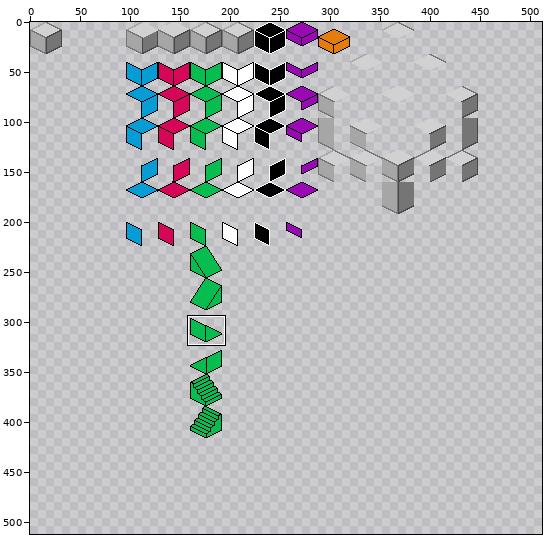
File history of a pixel-art file, levels/tiles.aseprite. The picture above shows the old version from afar; the outline marks the close-up.
Close-up. Earlier state:
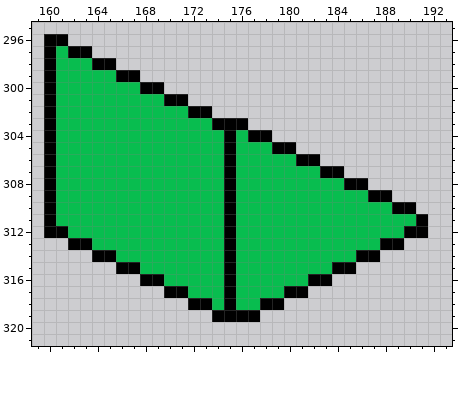
512x512 pixels, 1 frame. Colours within 5 levels of each other are drawn and written as one. Shown: x 159..193, y 295..321. The commit also changed other parts of the picture, which this record leaves out.
And afterwards:
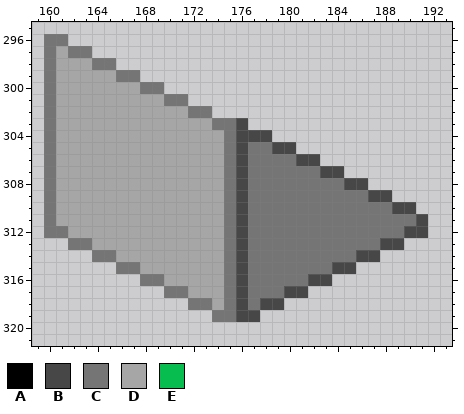
Palette (. is transparent): A #000000  B #474747  C #757575  D #a6a6a6  E #08bd4f
Change:
@@ x 159..193 @@
 295 ...................................
-296 .AA................................
-297 .AEAA..............................
-298 .AEEEAA............................
-299 .AEEEEEAA..........................
-300 .AEEEEEEEAA........................
-301 .AEEEEEEEEEAA......................
-302 .AEEEEEEEEEEEAA....................
-303 .AEEEEEEEEEEEEEAAA.................
-304 .AEEEEEEEEEEEEEEAEAA...............
-305 .AEEEEEEEEEEEEEEAEEEAA.............
-306 .AEEEEEEEEEEEEEEAEEEEEAA...........
-307 .AEEEEEEEEEEEEEEAEEEEEEEAA.........
-308 .AEEEEEEEEEEEEEEAEEEEEEEEEAA.......
-309 .AEEEEEEEEEEEEEEAEEEEEEEEEEEAA.....
-310 .AEEEEEEEEEEEEEEAEEEEEEEEEEEEEAA...
-311 .AEEEEEEEEEEEEEEAEEEEEEEEEEEEEEEA..
-312 .AAEEEEEEEEEEEEEAEEEEEEEEEEEEEEAA..
-313 ...AAEEEEEEEEEEEAEEEEEEEEEEEEAA....
-314 .....AAEEEEEEEEEAEEEEEEEEEEAA......
-315 .......AAEEEEEEEAEEEEEEEEAA........
-316 .........AAEEEEEAEEEEEEAA..........
-317 ...........AAEEEAEEEEAA............
-318 .............AAEAEEAA..............
-319 ...............AAAA................
+296 .CC................................
+297 .CDCC..............................
+298 .CDDDCC............................
+299 .CDDDDDCC..........................
+300 .CDDDDDDDCC........................
+301 .CDDDDDDDDDCC......................
+302 .CDDDDDDDDDDDCC....................
+303 .CDDDDDDDDDDDDDCCB.................
+304 .CDDDDDDDDDDDDDDCBBB...............
+305 .CDDDDDDDDDDDDDDCBCCBB.............
+306 .CDDDDDDDDDDDDDDCBCCCCBB...........
+307 .CDDDDDDDDDDDDDDCBCCCCCCBB.........
+308 .CDDDDDDDDDDDDDDCBCCCCCCCCBB.......
+309 .CDDDDDDDDDDDDDDCBCCCCCCCCCCBB.....
+310 .CDDDDDDDDDDDDDDCBCCCCCCCCCCCCBB...
+311 .CDDDDDDDDDDDDDDCBCCCCCCCCCCCCCCB..
+312 .CCDDDDDDDDDDDDDCBCCCCCCCCCCCCCBB..
+313 ...CCDDDDDDDDDDDCBCCCCCCCCCCCBB....
+314 .....CCDDDDDDDDDCBCCCCCCCCCBB......
+315 .......CCDDDDDDDCBCCCCCCCBB........
+316 .........CCDDDDDCBCCCCCBB..........
+317 ...........CCDDDCBCCCBB............
+318 .............CCDCBCBB..............
+319 ...............CCBB................
 320 ...................................
Pixel boxes of the changes (left, top, right, bottom) in both close-ups:
changed: (44, 34, 428, 322)
